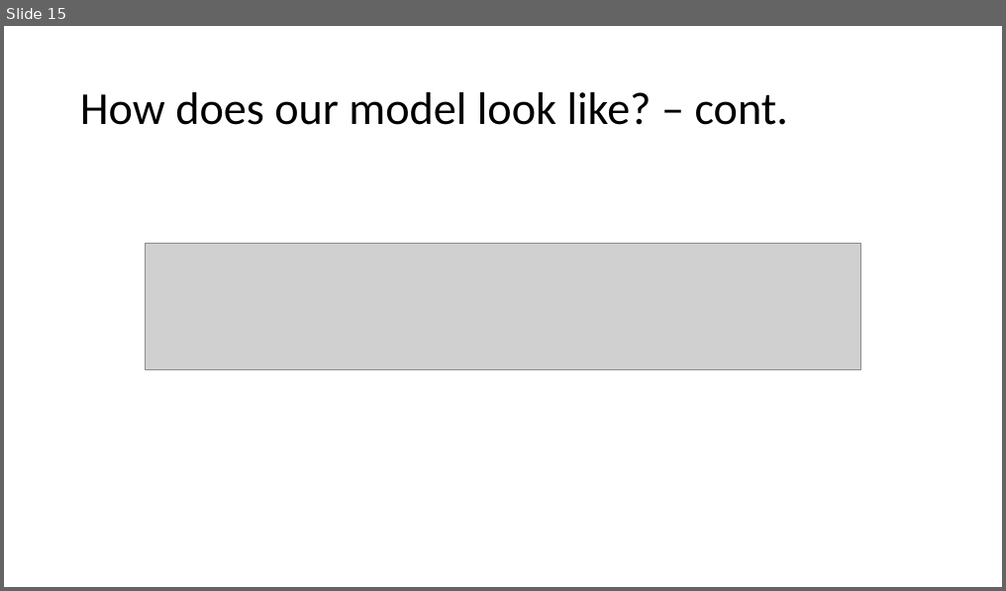
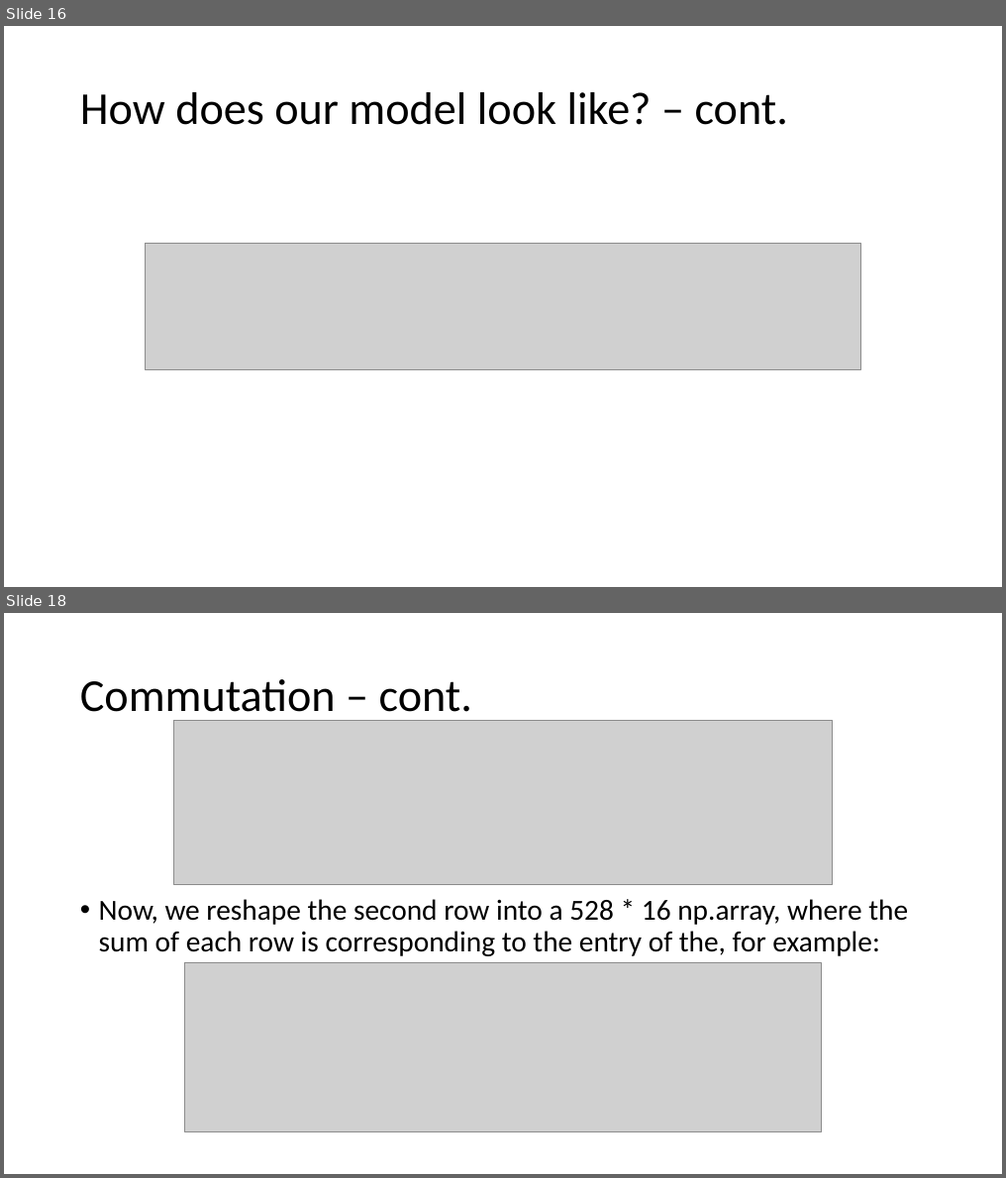
Before and after one commit to blairyeung/Commuting_TSF_SARS-Cov-2_model_master, a slide deck: SEIR model.pptx. Shown one above the other, each under a label of ours: slide 15 before the commit, slides 16 and 18 after it; the slides between them are not shown. The pictures are 1006x591 and 1006x1178 pixels, drawn with LibreOffice and Linux fonts; fonts in the diff are those of the drawing; grey boxes stand for pictures. Boxes give left, top, right and bottom in pixels: in the first picture for what was removed or moved away, otherwise in the second. Text is boxed around its words. In the diff, an @@ line names an element or a change of style, - is before the commit and + after.

```diff
--- a/SEIR model.pptx
+++ b/SEIR model.pptx
@@ slide 18 added at (4, 613, 1002, 1174), background #FFFFFF @@
@@ title added at (80, 679, 472, 723), 44 pt, text #000000 @@
+Commutation – cont.
@@ picture added at (173, 720, 833, 884) @@
@@ text added at (99, 899, 908, 957), 28 pt, text #000000 @@
+• Now, we reshape the second row into a 528 * 16 np.array, where the sum of each row is corresponding to the entry of the, for example:
@@ picture added at (185, 962, 822, 1132) @@
@@ what was slide 15 is now slide 16 @@
```
Also in this commit, not shown: 3 other slides added, 1 slide removed, 8 other files.
